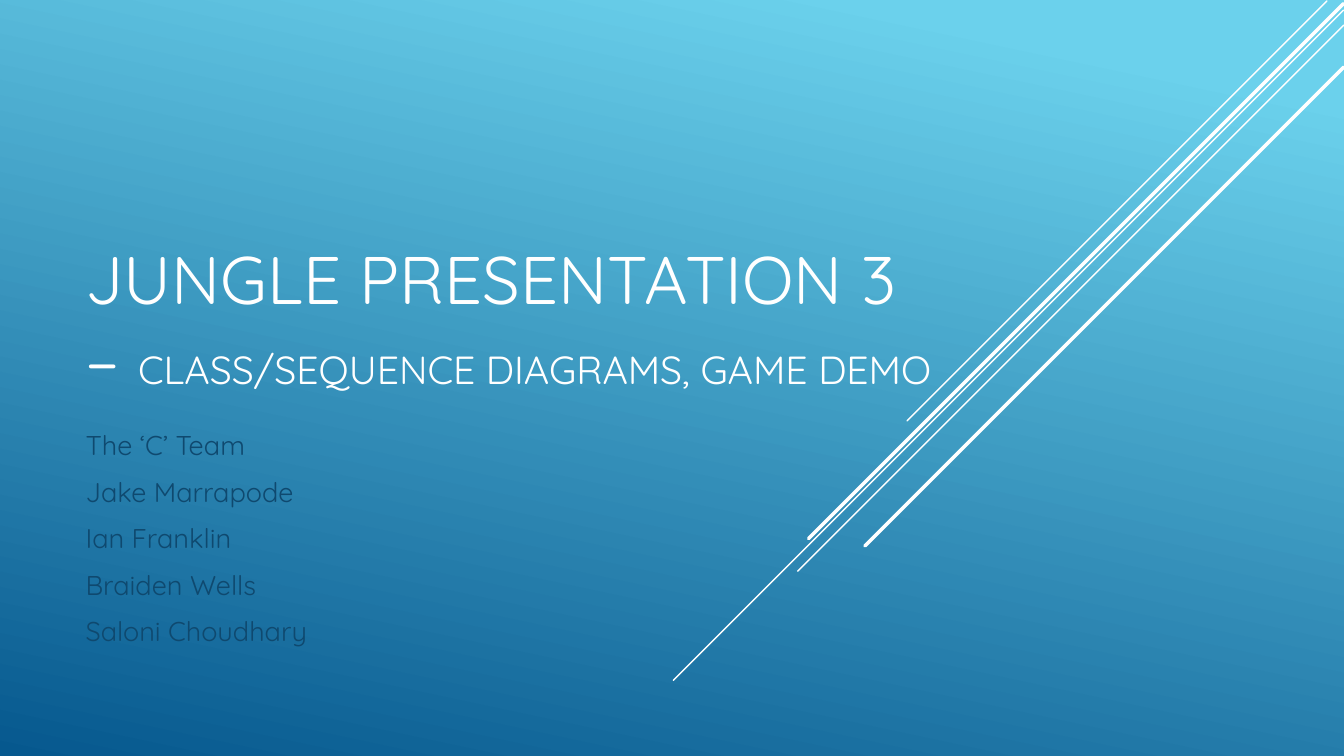
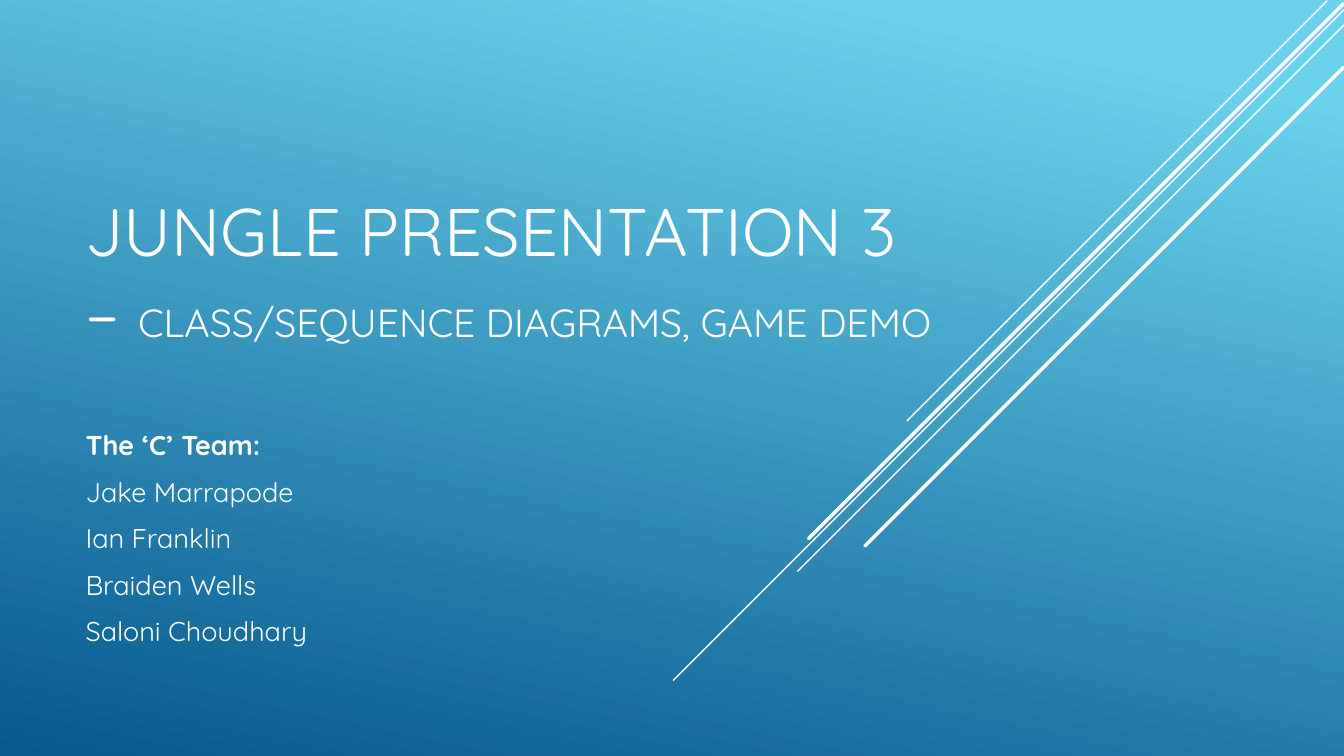
Before and after one commit to cs414-C-Team/cs414-f18-001-C-Team, a slide deck: slide 1 of presentations/P3_presentation .pptx. Drawn at 1344x756 pixels with LibreOffice and Linux fonts; fonts in the diff are those of the drawing. Boxes give left, top, right and bottom in pixels: in the first picture for what was removed or moved away, otherwise in the second. Text is boxed around its words. In the diff, an @@ line names an element or a change of style, - is before the commit and + after.

Commit message:
Update presentation and class diagram

```diff
--- a/presentations/P3_presentation .pptx
+++ b/presentations/P3_presentation .pptx
@@ title "JUNGLE PRESENTATION 3 – CLASS/SEQUENCE ...": place and size @@
-title "JUNGLE PRESENTATION 3 – CLASS/SEQUENCE ..." at bbox=[86, 256, 931, 391]
+title "JUNGLE PRESENTATION 3 – CLASS/SEQUENCE ..." at bbox=[86, 208, 931, 344]
@@ subtitle at bbox=[86, 435, 260, 456]: text changed; text colour #0F496F to #FFFFFF; bold on @@
-The ‘C’ Team
+The ‘C’ Team:
@@ subtitle at bbox=[86, 482, 307, 647]: text colour #0F496F to #FFFFFF in "Jake Marrapode", "Ian Franklin", "Braiden Wells", "Saloni Choudhary" @@
```
Also in this commit, not shown: 3 other slides changed, 3 slides added, 2 other files.
